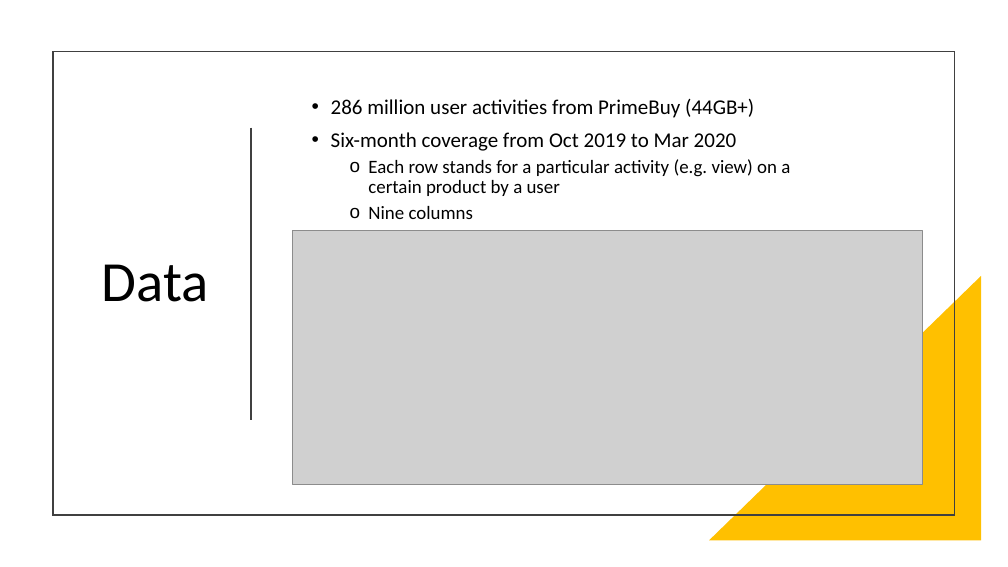
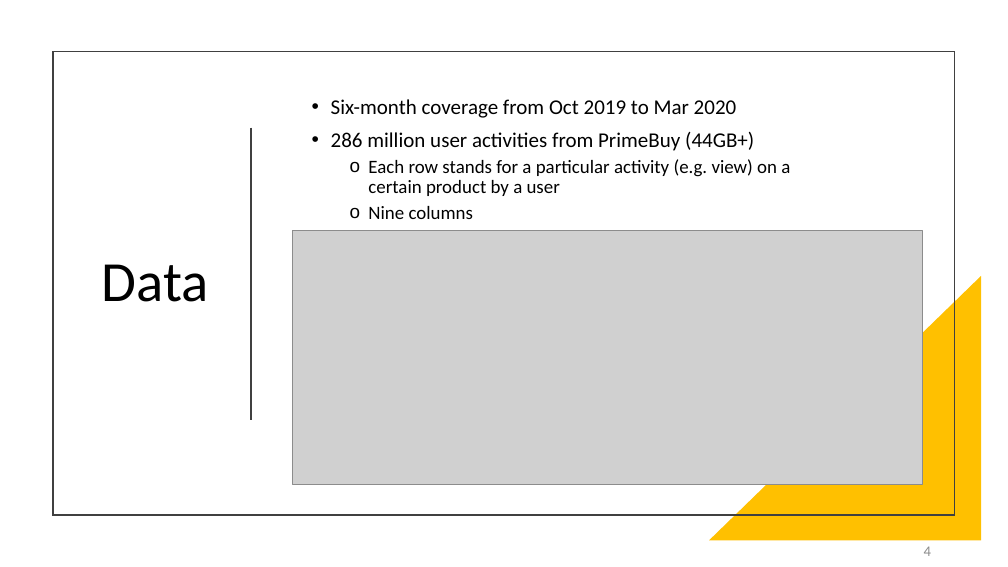
Before and after one commit to yz-joy/user-retention, a slide deck: slide 5 of CustomerRetentionPrediction.pptx (slide 4 before the commit). Drawn at 1008x567 pixels with LibreOffice and Linux fonts; fonts in the diff are those of the drawing; grey boxes stand for pictures. Boxes give left, top, right and bottom in pixels: in the first picture for what was removed or moved away, otherwise in the second. Text is boxed around its words. In the diff, an @@ line names an element or a change of style, - is before the commit and + after.

```diff
--- a/CustomerRetentionPrediction.pptx
+++ b/CustomerRetentionPrediction.pptx
@@ text at bbox=[331, 99, 737, 118]: paragraph added @@
+• Six-month coverage from Oct 2019 to Mar 2020
@@ text at bbox=[331, 132, 737, 151]: paragraph removed @@
-• Six-month coverage from Oct 2019 to Mar 2020
@@ page number added at bbox=[924, 546, 931, 556], 14 pt, text #8C8C8C @@
+4
```
Also in this commit, not shown: 29 other slides changed, 11 slides added, 1 slide removed, 11 other files.
